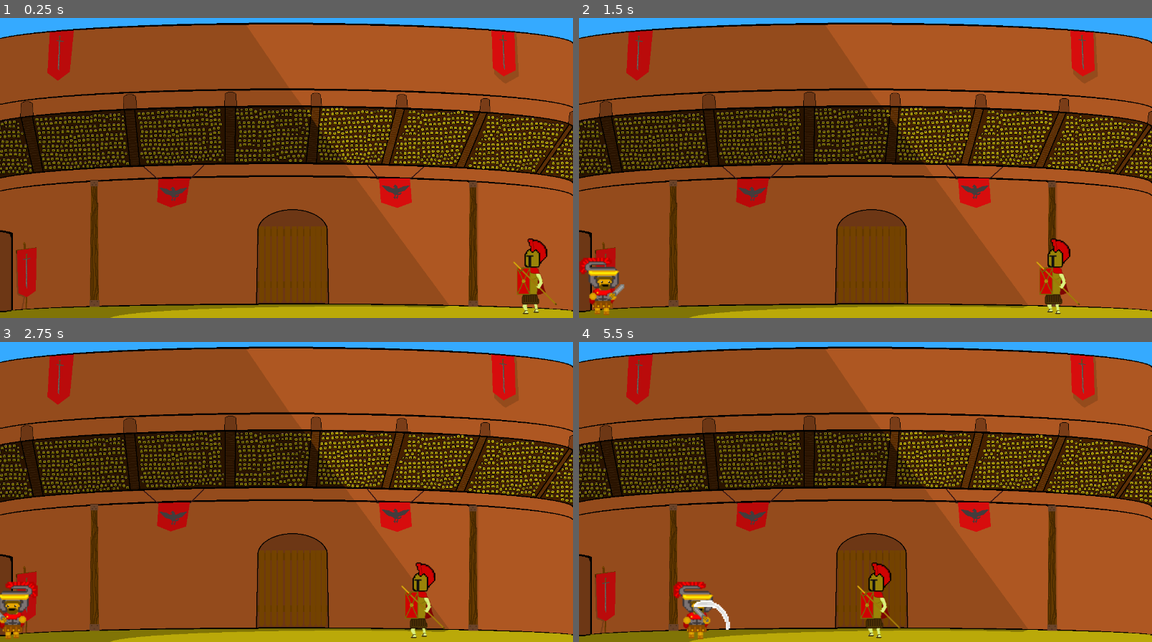
Above: before the commit, frames 1-4 (two rows, left to right).
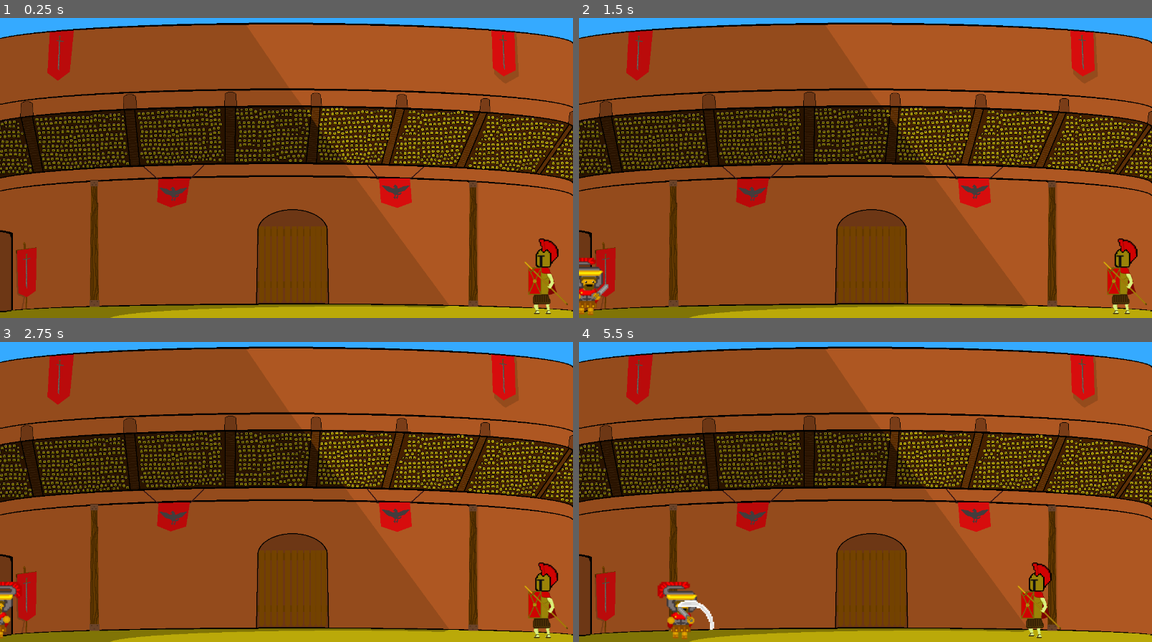
Above: after the commit, the same moments.

Repository: Dorvid/TDDD23_Project
Game: Godot game, scene res://scenes/areas/Arena.tscn
Two runs of this game, one before a commit and one after it. Both use one fixed random seed, a clock stepped at 60 frames per second and the inputs below. The project has no main scene, so this scene is started directly.
Inputs (mouse positions are in pixels of both pictures, inside the frame that each line leads up to):
- Up to frame 1 (0.25 s): no input
- Up to frame 2 (1.5 s): move the mouse to (991, 141) at 0.52 s; hold Up (ui_up) 0.53-1.28 s; hold Right (ui_right) from 0.53 s (still down); click (991, 141) at 0.6 s; move the mouse to (750, 174) at 1.27 s; tap Up (ui_up) at 1.35 s
- Up to frame 3 (2.75 s): tap Up (ui_up) at 1.52, 1.82 s; click (171, 498) at 1.55 s; move the mouse to (343, 411) at 2.02 s; release Right (ui_right) at 2.03 s; hold Left (ui_left) from 2.03 s (still down); hold Up (ui_up) from 2.03 s (still down); click (343, 411) at 2.1 s
- Up to frame 4 (5.5 s): move the mouse to (836, 546) at 2.77 s; release Left (ui_left) at 2.78 s; release Up (ui_up) at 2.78 s; hold Right (ui_right) 2.78-4.28 s; click (836, 546) at 2.85 s; tap Up (ui_up) at 3.02, 3.32, 4.52, 4.82 s; move the mouse to (1037, 528) at 3.52 s; hold Up (ui_up) 3.53-4.28 s; move the mouse to (693, 432) at 4.27 s; hold Left (ui_left) 4.28-5.03 s; click (693, 432) at 4.35 s; move the mouse to (894, 480) at 5.02 s; hold Right (ui_right) from 5.03 s (still down); hold Up (ui_up) from 5.03 s (still down); click (894, 480) at 5.1 s

The runs differ from the first frame. In frame 1, 1.2% of the frame differs, in the area x 89-100%, y 73-99%; in frame 2, 2.7%; in frame 3, 2.4%; in frame 4, 3.1%, in the area x 13-85%, y 73-100%.

Commit message:
Added door for arena until boss is dead and fixed potential bugs

Diff:
--- a/TDDD23 Project/autoloaders/CharacterController.gd
+++ b/TDDD23 Project/autoloaders/CharacterController.gd
@@ -10,6 +10,8 @@
 
 signal player_dead
 signal boss_dead
+signal fight_start
+
 
 func _ready():
 	current_hp = base_hp
@@ -29,6 +31,8 @@
 func get_player_dmg():
 	return dmg
 
+func emit_fight_start():
+	emit_signal("fight_start")
 
 func game_over():
 	pass
--- a/TDDD23 Project/autoloaders/MusicController.gd
+++ b/TDDD23 Project/autoloaders/MusicController.gd
@@ -1,11 +1,19 @@
 extends Node
 
+var crowd_active = false
 # Called when the node enters the scene tree for the first time.
 func _ready():
 	pass # Replace with function body.
 
+func leave_arena():
+	crowd_stop()
+
+#Crowd
 func crowd_play():
-	$Crowd.play()
+	if crowd_active == false:
+		$Crowd.play()
+		crowd_active = true
 
 func crowd_stop():
 	$Crowd.stop()
+	crowd_active = false
--- a/TDDD23 Project/autoloaders/MusicController.tscn
+++ b/TDDD23 Project/autoloaders/MusicController.tscn
@@ -8,4 +8,4 @@
 
 [node name="Crowd" type="AudioStreamPlayer" parent="."]
 stream = ExtResource( 1 )
-volume_db = -15.0
+volume_db = -25.0
--- a/TDDD23 Project/scenes/areas/Arena.gd
+++ b/TDDD23 Project/scenes/areas/Arena.gd
@@ -14,3 +14,11 @@
 func _boss_dead():
 	MusicController.crowd_play()
 	$Background.play("cheering")
+	$Leave_arena/Leavebox.set_deferred('disabled', false)
+	$Ground_and_walls/Entrance_door/Door.set_deferred('disabled', true)
+
+
+func _on_Start_fight_body_entered(body):
+	$Ground_and_walls/Entrance_door/Door.set_deferred('disabled', false)
+	$Start_fight/Start_collision.set_deferred('disabled', true)
+	CharacterController.emit_fight_start()
--- a/TDDD23 Project/scenes/areas/Arena.tscn
+++ b/TDDD23 Project/scenes/areas/Arena.tscn
@@ -38,6 +38,12 @@
 "speed": 10.0
 } ]
 
+[sub_resource type="RectangleShape2D" id=13]
+extents = Vector2( 12.4323, 89.3658 )
+
+[sub_resource type="RectangleShape2D" id=12]
+extents = Vector2( 60.9033, 88.8693 )
+
 [sub_resource type="RectangleShape2D" id=6]
 extents = Vector2( 835.054, 5 )
 
@@ -53,6 +59,9 @@
 [sub_resource type="RectangleShape2D" id=10]
 extents = Vector2( 10, 108.227 )
 
+[sub_resource type="RectangleShape2D" id=11]
+extents = Vector2( 6.65126, 96.8545 )
+
 [node name="Arena" type="Node"]
 script = ExtResource( 1 )
 
@@ -64,6 +73,29 @@
 __meta__ = {
 "_edit_group_": true
 }
+
+[node name="Start_fight" type="Area2D" parent="."]
+collision_layer = 0
+collision_mask = 2
+
+[node name="Start_collision" type="CollisionShape2D" parent="Start_fight"]
+position = Vector2( 100.589, 624.177 )
+shape = SubResource( 13 )
+__meta__ = {
+"_edit_group_": true
+}
+
+[node name="Leave_arena" type="Area2D" parent="."]
+position = Vector2( -96.7361, 619.162 )
+collision_layer = 0
+collision_mask = 2
+__meta__ = {
+"_edit_group_": true
+}
+
+[node name="Leavebox" type="CollisionShape2D" parent="Leave_arena"]
+shape = SubResource( 12 )
+disabled = true
 
 [node name="Ground_and_walls" type="Node2D" parent="."]
 
@@ -105,18 +137,24 @@
 shape = SubResource( 9 )
 
 [node name="Entrance_wall" type="StaticBody2D" parent="Ground_and_walls"]
-__meta__ = {
-"_edit_group_": true
-}
 
 [node name="shape" type="CollisionShape2D" parent="Ground_and_walls/Entrance_wall"]
 position = Vector2( -182.174, 615.259 )
 shape = SubResource( 10 )
 
+[node name="Entrance_door" type="StaticBody2D" parent="Ground_and_walls"]
+collision_mask = 0
+
+[node name="Door" type="CollisionShape2D" parent="Ground_and_walls/Entrance_door"]
+position = Vector2( 0.430252, 620.295 )
+shape = SubResource( 11 )
+disabled = true
+
 [node name="Player" parent="." instance=ExtResource( 4 )]
-position = Vector2( -79.7883, 635.641 )
+position = Vector2( -115.323, 626.602 )
 
 [node name="Boss1" parent="." instance=ExtResource( 3 )]
 position = Vector2( 1215.63, 615.109 )
 
+[connection signal="body_entered" from="Start_fight" to="." method="_on_Start_fight_body_entered"]
 [connection signal="enemy_hit" from="Player" to="." method="_on_Player_enemy_hit"]
--- a/TDDD23 Project/scenes/areas/Entrance.gd
+++ b/TDDD23 Project/scenes/areas/Entrance.gd
@@ -23,6 +23,6 @@
 
 func _on_Entrance_body_exited(_body):
 	ready_to_enter = false
-	effect_out.interpolate_property(label,'modulate',Color(1,1,1,1),Color(1,1,1,0),0.5,Tween.TRANS_CUBIC,Tween.EASE_IN)
+	effect_out.interpolate_property(label,'modulate',Color(1,1,1,1),Color(1,1,1,0),0.2,Tween.TRANS_CUBIC,Tween.EASE_IN)
 	effect_out.start()
 	print("No longer ready")
--- a/TDDD23 Project/scenes/areas/Entrance.tscn
+++ b/TDDD23 Project/scenes/areas/Entrance.tscn
@@ -80,6 +80,9 @@
 monitorable = false
 collision_layer = 0
 collision_mask = 2
+__meta__ = {
+"_edit_group_": true
+}
 
 [node name="CollisionShape2D" type="CollisionShape2D" parent="Entrance"]
 position = Vector2( 938.617, 509.369 )
@@ -109,7 +112,7 @@
 [node name="Effect_out" type="Tween" parent="Entrance/Label"]
 
 [node name="Player" parent="." instance=ExtResource( 3 )]
-position = Vector2( 94.4352, 598.684 )
+position = Vector2( 95.8495, 626.968 )
 
 [connection signal="body_entered" from="Entrance" to="." method="_on_Entrance_body_entered"]
 [connection signal="body_exited" from="Entrance" to="." method="_on_Entrance_body_exited"]
--- a/TDDD23 Project/scenes/enemies/Boss1.gd
+++ b/TDDD23 Project/scenes/enemies/Boss1.gd
@@ -6,6 +6,7 @@
 var current_hp
 var is_attacking = false
 var attack_on_cooldown = false
+var fight_started = false
 var moving_left = true
 var alive = true
 
@@ -15,11 +16,13 @@
 # Called when the node enters the scene tree for the first time.
 func _ready():
 	current_hp = HEALTH
+	$AnimatedSprite.play("idle")
+	CharacterController.connect("fight_start", self, "_fight_start")
 	pass # Replace with function body.
 
 func _physics_process(_delta):
 	#Check if attacking then check raycasts
-	if alive == true:
+	if alive == true && fight_started == true:
 		if is_attacking == false:
 			if ray_char.is_colliding() && attack_on_cooldown == false:
 				$AnimatedSprite.play("attack")
@@ -94,3 +97,6 @@
 		CharacterController.emit_signal("boss_dead")
 		#Temporary idle animation, swap to dead animation later
 		alive = false
+
+func _fight_start():
+	fight_started = true
--- a/TDDD23 Project/scenes/player/player.gd
+++ b/TDDD23 Project/scenes/player/player.gd
@@ -59,13 +59,13 @@
 	if Input.is_action_just_pressed("ui_attack") && is_attacking == false:
 		if Input.is_action_pressed("ui_down"):
 			$Weapon.play("swing down")
-			$AttackCollision/down.disabled = false
+			$AttackCollision/down.set_deferred('disabled', false)
 		elif Input.is_action_pressed("ui_up"):
 			$Weapon.play("swing up")
-			$AttackCollision/up.disabled = false
+			$AttackCollision/up.set_deferred('disabled', false)
 		else:
 			$Weapon.play("swing side")
-			$AttackCollision/side.disabled = false
+			$AttackCollision/side.set_deferred('disabled', false)
 		#So that we get our attacking animations over our other ones so far
 		is_attacking = true
 
Not shown, changed: TDDD23 Project/.mono/metadata/ide_messaging_meta.txt
Not shown: 1 places in TDDD23 Project/scenes/areas/Arena.tscn that only renumber resources
